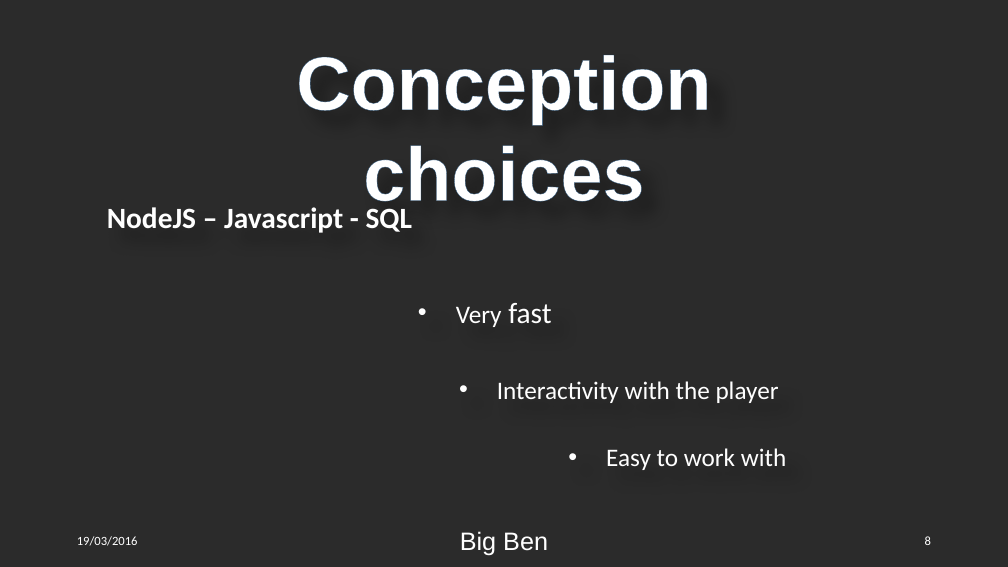
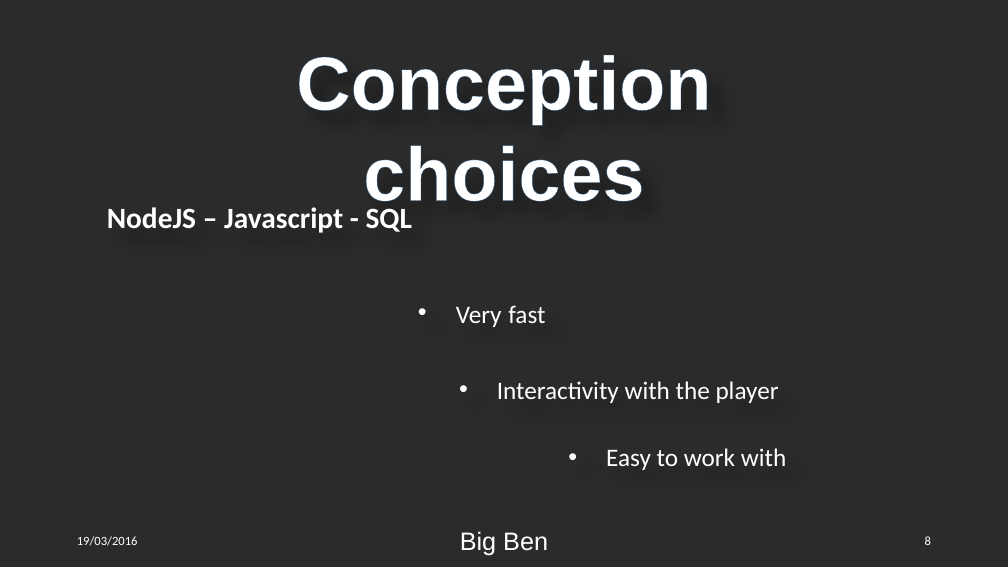
Before and after one commit to Qu1lby/BigBen, a slide deck: slide 8 of Presentation.pptx. Drawn at 1008x567 pixels with LibreOffice and Linux fonts; fonts in the diff are those of the drawing; background and template pictures are left out; a plain dark background stands for a picture behind light text. Boxes give left, top, right and bottom in pixels: in the first picture for what was removed or moved away, otherwise in the second. Text is boxed around its words. In the diff, an @@ line names an element or a change of style, - is before the commit and + after.

```diff
--- a/Presentation.pptx
+++ b/Presentation.pptx
@@ text "Very fast" at box(456, 305, 545, 327): size 28 to 24 pt in "fast" @@
```
Also in this commit, not shown: 2 other slides changed.
